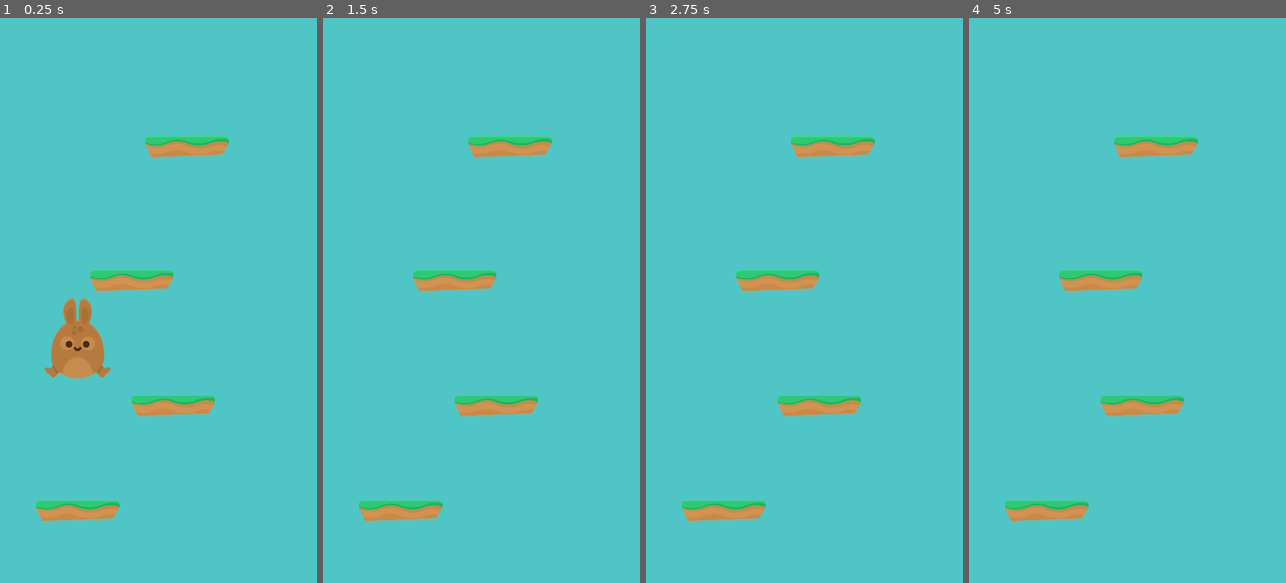
Above: before the commit, frames 1-4 (left to right).
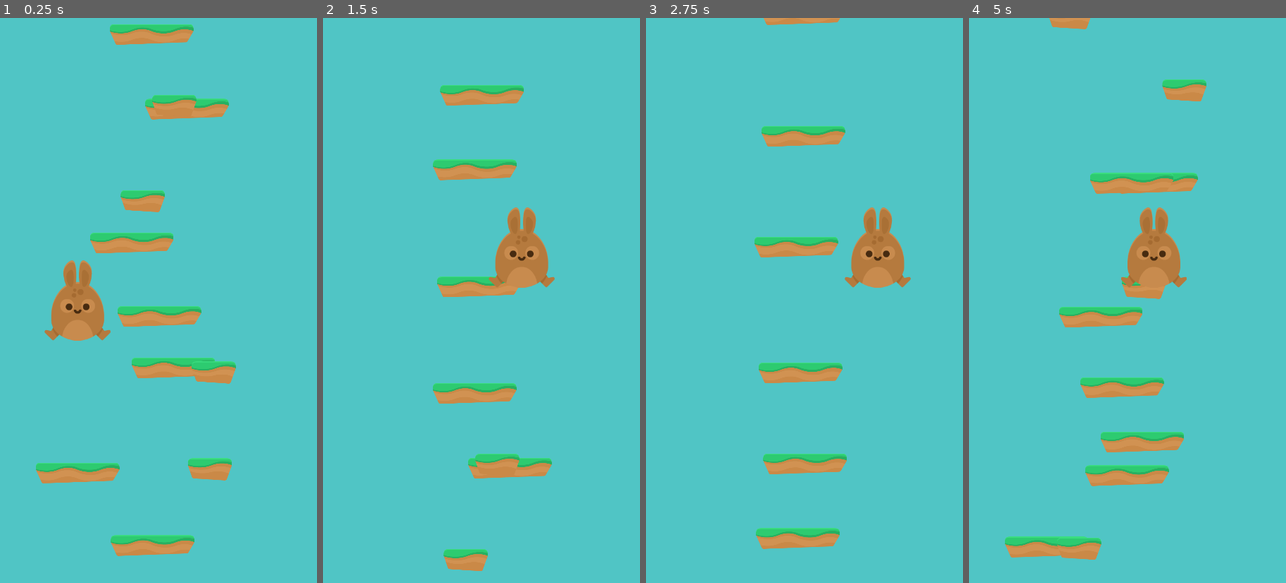
Above: after the commit, the same moments.

Repository: spielersun/bs-godot-games
Game: Godot game, scene res://scenes/game.tscn
Same seed, same stepped clock (60 frames per second), same inputs: the game is played once before the commit and once after it.
Inputs:
- Up to frame 1 (0.25 s): no input
- Up to frame 2 (1.5 s): tap Enter (ui_accept) at 0.5, 1.35 s; hold Right (ui_right) 0.53-1.28 s; hold Enter (ui_accept) 0.53-1.28 s; hold Left (ui_left) from 1.28 s (still down)
- Up to frame 3 (2.75 s): tap Enter (ui_accept) at 1.52, 1.82 s; release Left (ui_left) at 2.03 s; hold Right (ui_right) from 2.03 s (still down); hold Enter (ui_accept) from 2.03 s (still down)
- Up to frame 4 (5 s): release Enter (ui_accept) at 2.78 s; tap Enter (ui_accept) at 2.85, 3.02, 3.32, 4.35, 4.52, 4.82 s; release Right (ui_right) at 3.53 s; hold Enter (ui_accept) 3.53-4.28 s; hold Left (ui_left) from 3.53 s (still down)

The runs differ from the first frame. In frame 1, 13% of the frame differs, in the area x 11-75%, y 1-96%; in frame 2, 9.2%; in frame 3, 9.5%; in frame 4, 12%.

Commit message:
platform jump upd4

Diff:
--- a/platform-jump/scenes/game.tscn
+++ b/platform-jump/scenes/game.tscn
@@ -1,26 +1,33 @@
-[gd_scene load_steps=3 format=2]
+[gd_scene load_steps=5 format=2]
 
-[ext_resource path="res://scenes/grass_platform.tscn" type="PackedScene" id=1]
-[ext_resource path="res://scenes/player.tscn" type="PackedScene" id=2]
+[ext_resource path="res://scripts/game.gd" type="Script" id=1]
+[ext_resource path="res://scenes/grass_platform.tscn" type="PackedScene" id=2]
+[ext_resource path="res://scenes/grass_platform_small.tscn" type="PackedScene" id=3]
+[ext_resource path="res://scenes/player.tscn" type="PackedScene" id=4]
 
-[node name="game" type="Node"]
+[node name="game" type="Node" index="0"]
 
-[node name="grass_platform" parent="." index="0" instance=ExtResource( 1 )]
+script = ExtResource( 1 )
+platforms = [ ExtResource( 2 ), ExtResource( 3 ) ]
+
+[node name="grass_platform" parent="." index="0" instance=ExtResource( 2 )]
 
 position = Vector2( 176.347, 1115.5 )
 
-[node name="grass_platform2" parent="." index="1" instance=ExtResource( 1 )]
+[node name="grass_platform2" parent="." index="1" instance=ExtResource( 2 )]
 
 position = Vector2( 393.705, 877.634 )
 
-[node name="grass_platform3" parent="." index="2" instance=ExtResource( 1 )]
+[node name="grass_platform3" parent="." index="2" instance=ExtResource( 2 )]
 
 position = Vector2( 299.38, 594.658 )
 
-[node name="grass_platform4" parent="." index="3" instance=ExtResource( 1 )]
+[node name="grass_platform4" parent="." index="3" instance=ExtResource( 2 )]
 
 position = Vector2( 424.463, 291.178 )
 
-[node name="player" parent="." index="4" instance=ExtResource( 2 )]
+[node name="player" parent="." index="4" instance=ExtResource( 4 )]
 
 position = Vector2( 176.347, 924.796 )
+
+[connection signal="just_jumped" from="player" to="." method="_on_player_just_jumped"]
--- a/platform-jump/scenes/player.tscn
+++ b/platform-jump/scenes/player.tscn
@@ -24,13 +24,15 @@
 "speed": 10.0
 } ]
 
-[node name="player" type="KinematicBody2D"]
+[node name="player" type="KinematicBody2D" index="0"]
 
+z_index = 1
 input_pickable = false
 collision_layer = 1
 collision_mask = 1
 collision/safe_margin = 0.08
 script = ExtResource( 1 )
+_sections_unfolded = [ "Z Index" ]
 speed = 500
 
 [node name="CollisionShape2D" type="CollisionShape2D" parent="." index="0"]
@@ -41,3 +43,30 @@
 
 frames = SubResource( 2 )
 animation = "idle"
+
+[node name="camera" type="Camera2D" parent="." index="2"]
+
+offset = Vector2( 0, -200 )
+anchor_mode = 1
+rotating = false
+current = true
+zoom = Vector2( 1, 1 )
+limit_left = 0
+limit_top = -10000000
+limit_right = 720
+limit_bottom = 10000000
+limit_smoothed = false
+drag_margin_h_enabled = true
+drag_margin_v_enabled = true
+smoothing_enabled = false
+smoothing_speed = 5.0
+offset_v = 0.0
+offset_h = 0.0
+drag_margin_left = 0.2
+drag_margin_top = 0.5
+drag_margin_right = 0.2
+drag_margin_bottom = 1.0
+editor_draw_screen = true
+editor_draw_limits = true
+editor_draw_drag_margin = true
+_sections_unfolded = [ "Drag Margin", "Editor", "Limit" ]
--- /dev/null
+++ b/platform-jump/scripts/game.gd
@@ -0,0 +1,47 @@
+extends Node
+
+export(Array) var platforms
+
+const MIN_INTERVAL = 100
+const MAX_INTERVAL = 250
+const INITIAL_PLATFORMS_COUNT = 40
+
+var current_max_interval
+var current_min_interval
+var last_spawn_height
+var screen_size
+
+func _ready():
+	last_spawn_height = get_viewport().get_visible_rect().size.y
+	current_max_interval = MIN_INTERVAL
+	current_min_interval = MAX_INTERVAL
+
+	screen_size = get_viewport().get_visible_rect().size.x
+	_spawn_first_platforms()
+
+func _spawn_first_platforms():
+	for counter in range(INITIAL_PLATFORMS_COUNT):
+		_spawn_platform()
+
+func _spawn_platform():
+	var index
+	var new_platform
+
+	index = rand_range(0, platforms.size())
+	new_platform = platforms[index].instance()
+	add_child(new_platform)
+
+	var spawn_x = rand_range(0 + new_platform.sprite_half_width, screen_size - new_platform.sprite_half_width)
+	var spawn_pos = Vector2(spawn_x, last_spawn_height)
+	new_platform.position = spawn_pos
+	last_spawn_height -= rand_range(current_min_interval, current_max_interval)
+
+	current_min_interval += 5
+	current_max_interval += 7.5
+
+	current_max_interval = clamp(current_max_interval, MIN_INTERVAL, MAX_INTERVAL)
+	current_min_interval = clamp(current_min_interval, MIN_INTERVAL, MAX_INTERVAL / 0.75)
+
+func _on_player_just_jumped():
+	for counter in range(3):
+		_spawn_platform()
--- a/platform-jump/scripts/normal_platform.gd
+++ b/platform-jump/scripts/normal_platform.gd
@@ -1,7 +1,11 @@
 extends Area2D
+
+onready var sprite = $Sprite
+var sprite_half_width
 
 func _ready():
 	connect("body_entered", self, "_on_body_entered")
+	sprite_half_width = (sprite.texture.get_size().x) / (2 * scale.x)
 
 func _on_body_entered(body):
 	if body.name == "player":
--- a/platform-jump/scripts/player.gd
+++ b/platform-jump/scripts/player.gd
@@ -15,6 +15,10 @@
 var jumping = false
 var current_jump_force = 0
 var current_gravity = 0
+var highest_reached_pos = 300
+var death_pos_offset = 1200
+
+signal just_jumped
 
 func _ready():
 	screen_width = get_viewport_rect().size.x
@@ -29,12 +33,18 @@
 		position.y -= current_jump_force
 		_decrement_gravity(delta)
 
+	highest_reached_pos = position.y if position.y < highest_reached_pos else highest_reached_pos
+	if position.y >= highest_reached_pos + death_pos_offset:
+		die()
+
 	if Input.is_action_pressed("ui_left"):
 		position.x -= speed * delta
 	elif Input.is_action_pressed("ui_right"):
 		position.x += speed * delta
 	elif Input.is_action_pressed("ui_accept"):
 		jump()
+
+	_check_boundaries()
 
 func jump():
 	if jumping:
@@ -45,6 +55,10 @@
 	current_jump_force = JUMP_FORCE
 
 	animated_sprite.play("jump")
+	emit_signal("just_jumped")
+
+func die():
+	get_tree().reload_current_scene()
 
 func _increment_gravity(delta):
 	current_gravity += GRAVITY_INCREMENT * delta
@@ -57,3 +71,9 @@
 		current_jump_force = 0
 		jumping = false
 		animated_sprite.play("idle")
+
+func _check_boundaries():
+	if position.x > screen_width:
+		position.x = 0
+	elif position.x < 0:
+		position.x = screen_width
